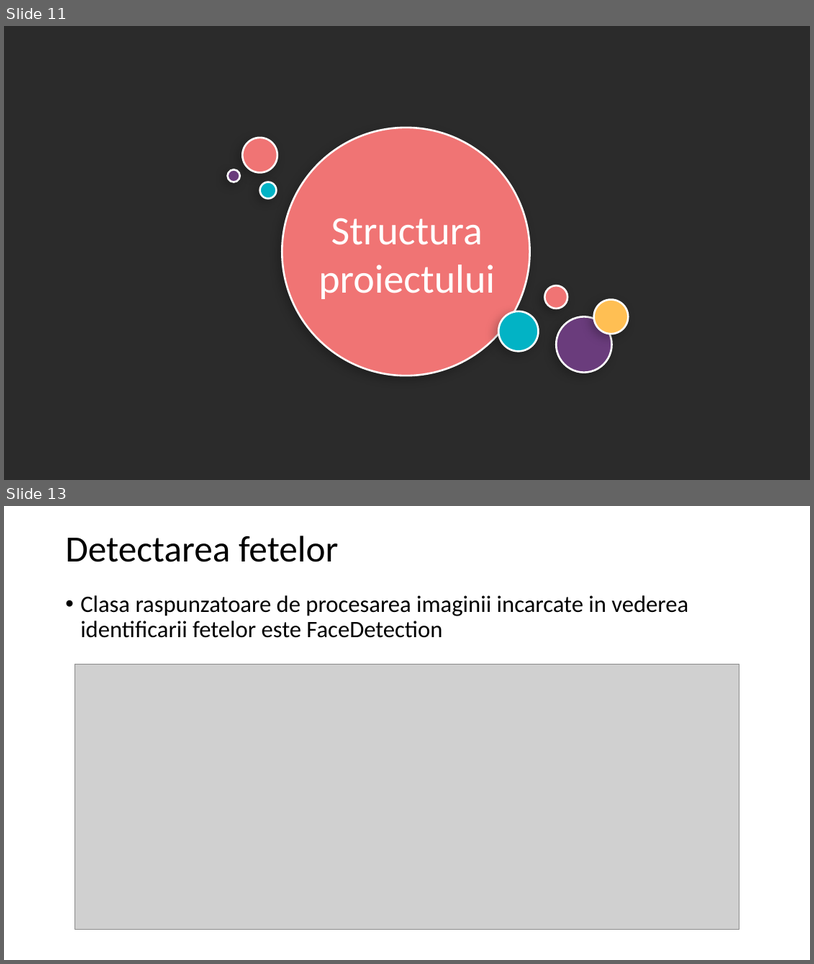
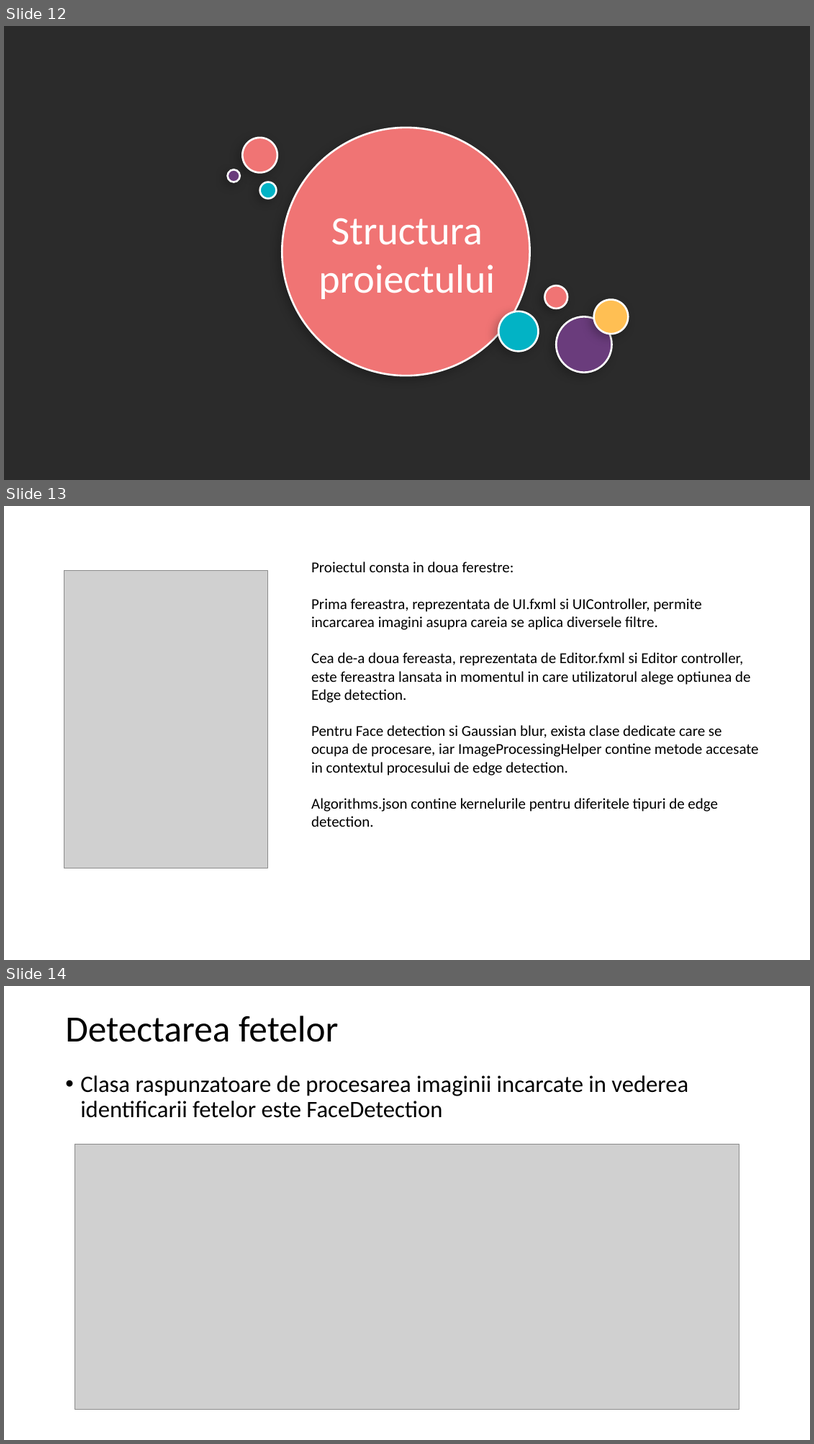
Before and after one commit to lia-ghita/Java-Image-Processing-with-OpenCV, a slide deck: Procesarea imaginilor.pptx. Shown one above the other, each under a label of ours: slides 11 and 13 before the commit, slides 12, 13 and 14 after it; the slides between them are not shown. The pictures are 814x964 and 814x1444 pixels, drawn with LibreOffice and Linux fonts; fonts in the diff are those of the drawing; grey boxes stand for pictures; background and template pictures are left out; a plain dark background stands for a picture behind light text. Boxes give left, top, right and bottom in pixels: in the first picture for what was removed or moved away, otherwise in the second. Text is boxed around its words. In the diff, an @@ line names an element or a change of style, - is before the commit and + after.

```diff
--- a/Procesarea imaginilor.pptx
+++ b/Procesarea imaginilor.pptx
@@ slide 13 added at (4, 506, 810, 960), background picture (left out) @@
@@ picture added at (64, 570, 268, 867) @@
@@ text added at (311, 561, 759, 826), 18 pt, text #000000 @@
+Proiectul consta in doua ferestre:
+Prima fereastra, reprezentata de UI.fxml si UIController, permite incarcarea imagini asupra careia se aplica diversele filtre.
+Cea de-a doua fereasta, reprezentata de Editor.fxml si Editor controller, este fereastra lansata in momentul in care utilizatorul alege optiunea de Edge detection.
+Pentru Face detection si Gaussian blur, exista clase dedicate care se ocupa de procesare, iar ImageProcessingHelper contine metode accesate in contextul procesului de edge detection.
+Algorithms.json contine kernelurile pentru diferitele tipuri de edge detection.
@@ what was slide 11 is now slide 12 @@
@@ what was slide 13 is now slide 14 @@
```
Also in this commit, not shown: 4 other slides added, 2 slides removed, 10 other files.
